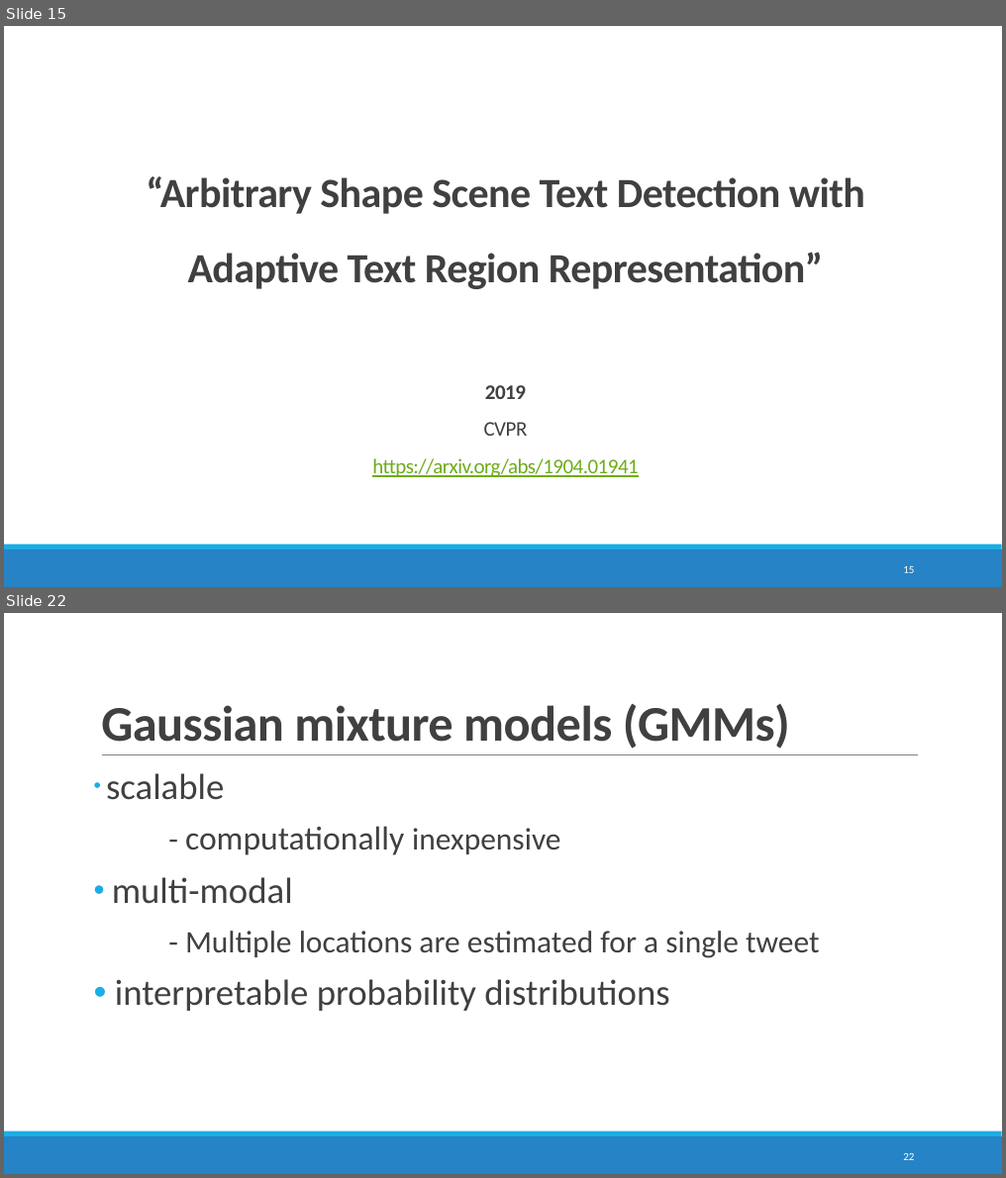
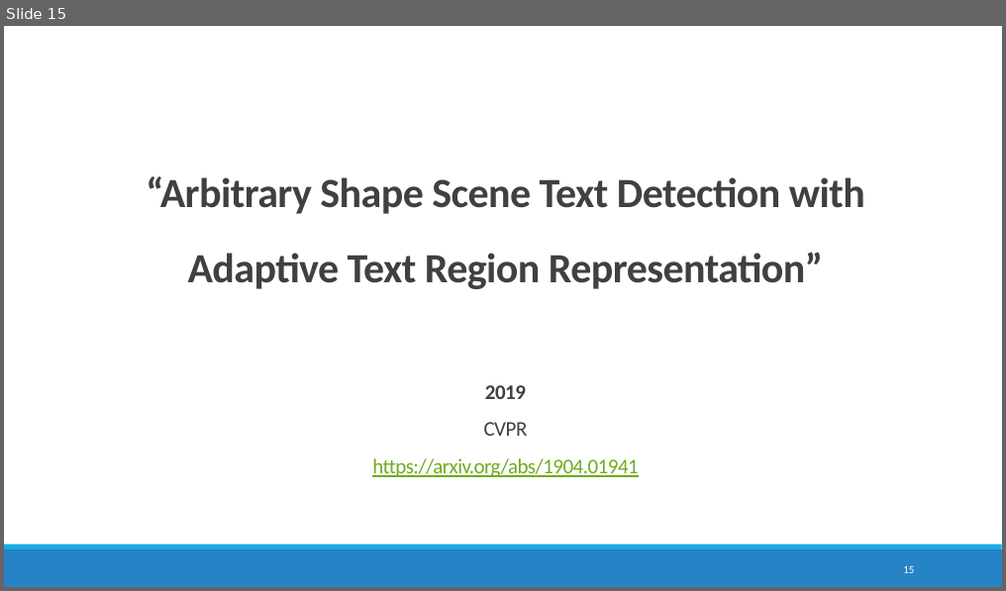
Before and after one commit to maryamhashemi/Text-Localization, a slide deck: Text Localization.pptx. Shown one above the other, each under a label of ours: slides 15 and 22 before the commit, slide 15 after it; the slides between them are not shown. The pictures are 1006x1178 and 1006x591 pixels, drawn with LibreOffice and Linux fonts; fonts in the diff are those of the drawing. Boxes give left, top, right and bottom in pixels: in the first picture for what was removed or moved away, otherwise in the second. Text is boxed around its words. In the diff, an @@ line names an element or a change of style, - is before the commit and + after.

```diff
--- a/Text Localization.pptx
+++ b/Text Localization.pptx
@@ slide 22 removed at <box>4,613,1002,1174</box>, background #FFFFFF; not listed: 2 template elements that a slide beside it also shows @@
@@ title removed at <box>101,704,790,749</box> @@
-Gaussian mixture models (GMMs)
@@ line removed from (102, 756) to (918, 756) @@
@@ text removed at <box>106,773,819,1011</box> @@
-• scalable
-- computationally inexpensive
-• multi-modal
-- Multiple locations are estimated for a single tweet
-• interpretable probability distributions
@@ page number removed at <box>903,1154,914,1160</box> @@
-22
```
Also in this commit, not shown: 23 other slides removed.
